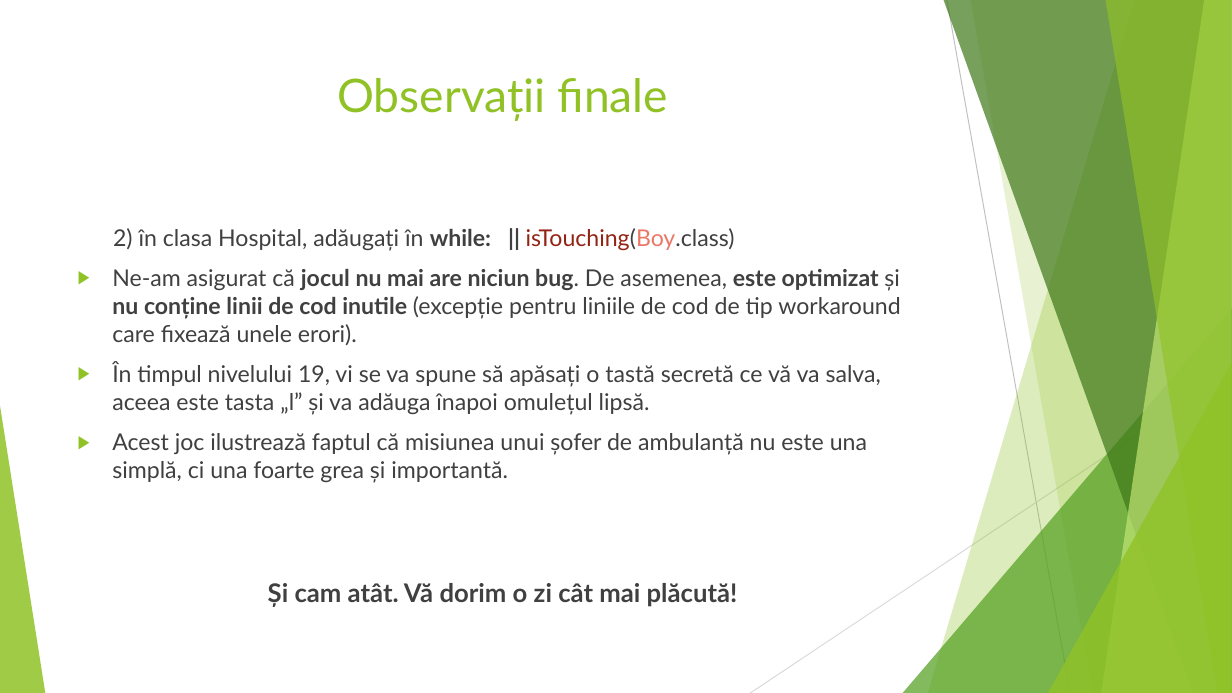
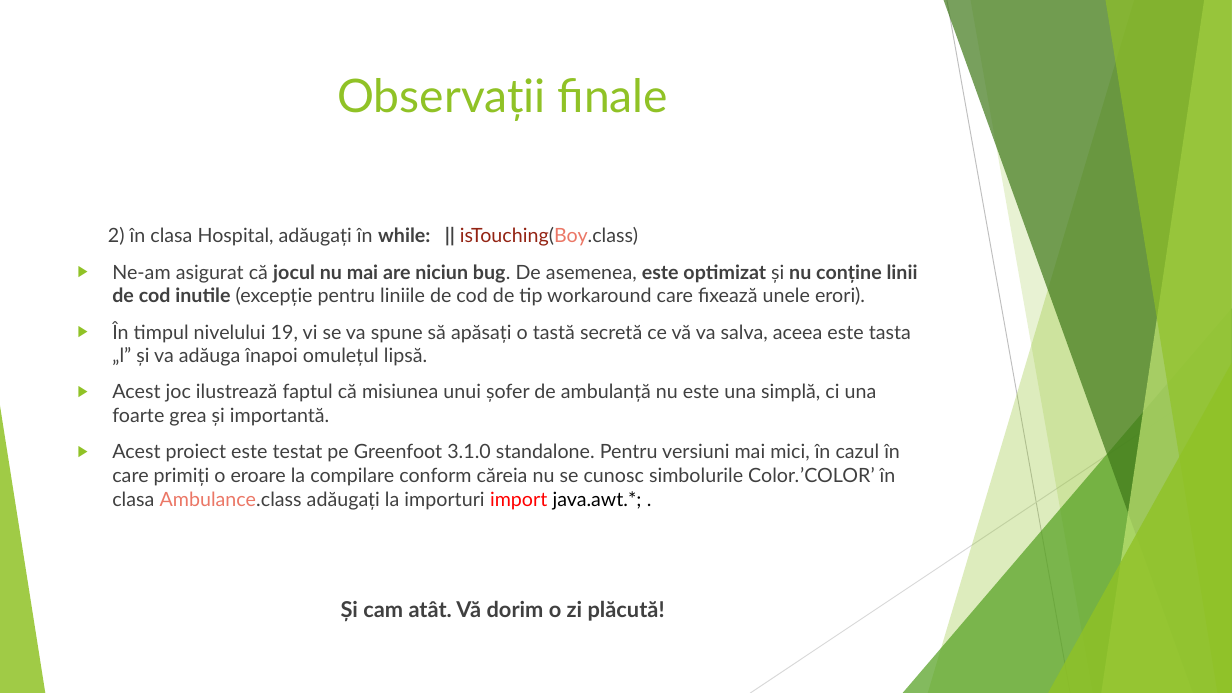
Before and after one commit to minealex2244/Fasty, a slide deck: slide 8 of Fasty.pptx. Drawn at 1232x693 pixels with LibreOffice and Linux fonts; fonts in the diff are those of the drawing. Boxes give left, top, right and bottom in pixels: in the first picture for what was removed or moved away, otherwise in the second. Text is boxed around its words. In the diff, an @@ line names an element or a change of style, - is before the commit and + after.

```diff
--- a/Fasty.pptx
+++ b/Fasty.pptx
@@ text at box(108, 227, 918, 426): size 18 to 15.3 pt in "2) în clasa Hospital, adăugați în while: ...", "Ne-am asigurat că jocul nu mai are ...", "În timpul nivelului 19, vi se va ...", "Acest joc ilustrează faptul că misiunea unui ..." @@
@@ text at box(112, 443, 900, 622): text changed; size 20 to 15.3 pt; bold off @@
-Și cam atât. Vă dorim o zi cât mai plăcută!
+▶ Acest proiect este testat pe Greenfoot 3.1.0 standalone. Pentru versiuni mai mici, în cazul în care primiți o eroare la compilare conform căreia nu se cunosc simbolurile Color.’COLOR’ în clasa Ambulance.class adăugați la importuri import java.awt.*; .
+Și cam atât. Vă dorim o zi plăcută!
```
